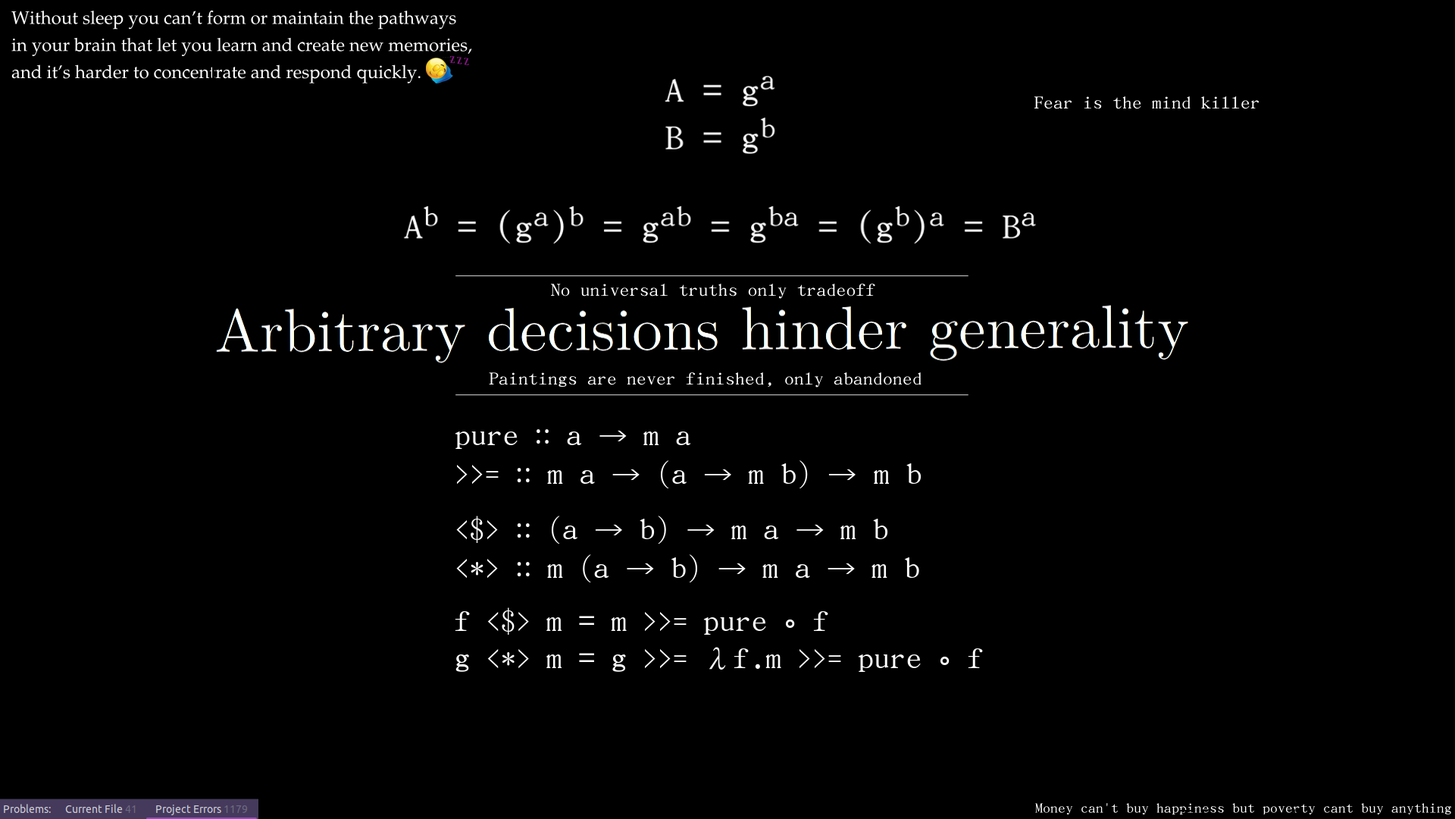
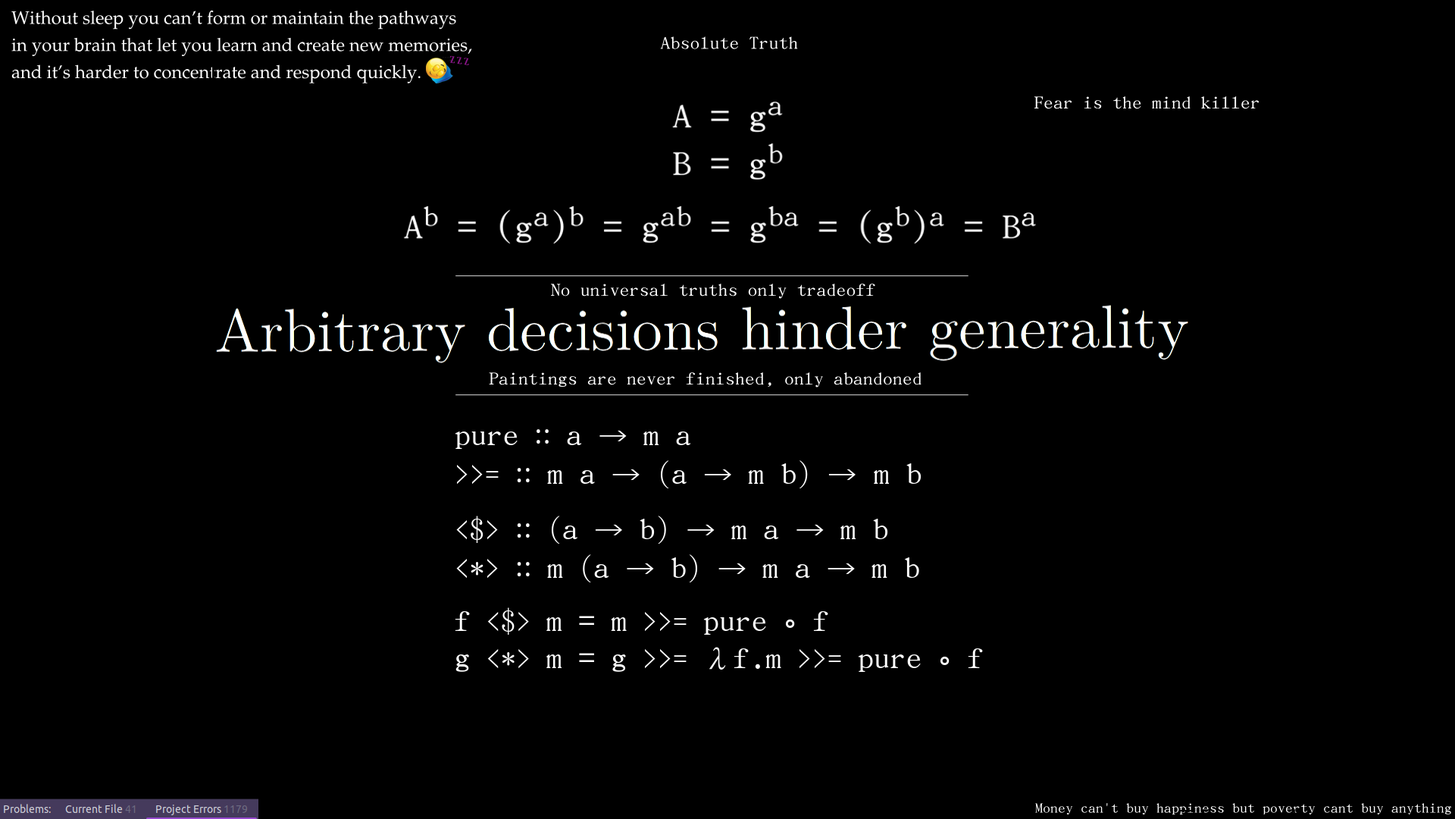
Layered file, before and after one edit (1455×819). Changes by layer:
removed layer "Tekenlaag 3" over [660,36,799,180]
removed layer "Tekenlaag 4" over [660,36,799,180]
added layer "sleep + arbitrary hinders" above "background" over [660,36,799,180]
added layer "background" over [660,36,799,180]
